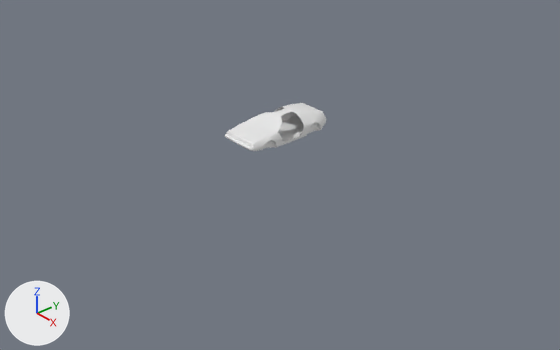
The Blender file body4.blend: old version first, new version second.
One viewpoint serves both versions: a camera (50 mm lens) standing at (21.47, -18.4, 13.01) and looking at (0.82, -0.44, -1.65). The lights are fixed; the arrows at lower left show +X, +Y and +Z.

The older version as bpy lines, for what is in view:
```python
me_plane = bpy.data.meshes.new('Plane')
me_plane.from_pydata(...)  # 213 vertices, 182 faces; spans x 0.0..1.4, y -0.99..4.85, z -0.47..0.81
ob_plane = bpy.data.objects.new('Plane', me_plane)
ob_plane.location = (0.0, -1.26, 0.0)
ob_plane.scale = (0.706, 0.706, 0.706)
_m = ob_plane.modifiers.new('Mirror', 'MIRROR')
_m.use_clip = True
_m = ob_plane.modifiers.new('Subsurf', 'SUBSURF')
_m.levels = 2
```
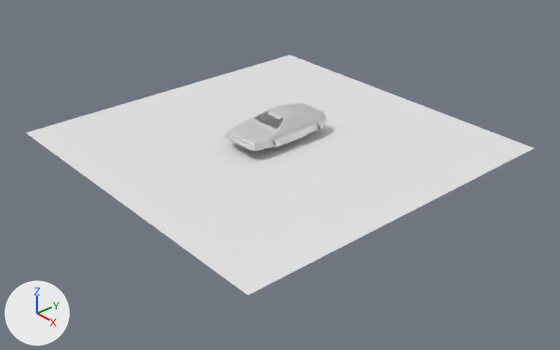
Commit message: Minor adjustments to body

Pixel boxes [x1, y1, x2, y2] of what changed, in the pictures (560 x 350 px):
```json
{"object": "Plane.001", "change": "added", "after": [26, 55, 534, 295]}
{"part": 1, "of": "me_plane", "change": "built on", "before": [226, 104, 318, 149], "after": [225, 103, 320, 150]}
{"part": 2, "of": "me_plane", "change": "recoloured", "before": [225, 103, 326, 151], "after": [225, 103, 326, 151], "on screen": "white to grey"}
{"part": 3, "of": "me_plane", "change": "recoloured", "before": [261, 113, 281, 126], "after": [262, 115, 276, 125]}
```

Scene script edits in JSON lines:
```json
{"op": "add", "block": "mat_material_001", "code": ["mat_material_001 = bpy.data.materials.new('Material.001')", "mat_material_001.use_nodes = True; mat_material_001.node_tree.nodes.clear()", "_N = mat_material_001.node_tree.nodes; _L = mat_material_001.node_tree.links", "n0 = _N.new('ShaderNodeBsdfGlass'); n0.name = 'Glass BSDF'", "n0.distribution = 'BECKMANN'", "n0.inputs[1].default_value = 0.447  # 'Roughness'", "n0.inputs[2].default_value = 2.25  # 'IOR'", "n1 = _N.new('ShaderNodeOutputMaterial'); n1.name = 'Material Output'", "_L.new(n0.outputs[0], n1.inputs[0])  # 'BSDF' to 'Surface'"]}
{"op": "add", "block": "mat_material", "code": ["mat_material = bpy.data.materials.new('Material')", "# nodes: BsdfAnisotropic, BsdfDiffuse, MixShader, OutputMaterial"]}
{"block": "me_plane", "where": "# used by ob_plane; location = (0.0, -1.26, 0.0); scale = (0.706, 0.706, 0.706)"}
{"op": "remove", "block": "me_plane", "code": "me_plane.from_pydata(...)  # 213 vertices, 182 faces; spans x 0.0..1.4, y -0.99..4.85, z -0.47..0.81"}
{"op": "add", "block": "me_plane", "code": "me_plane.from_pydata(...)  # 326 vertices, 298 faces; spans x 0.0..1.38, y -0.99..4.85, z -0.47..0.88"}
{"block": "me_plane", "change": "me_plane part 1"}
{"block": "me_plane", "change": "5 vertices are removed from x 0.27..1.4, y 1.01..2.83, z 0.03..0.8"}
{"block": "me_plane", "change": "52 faces are deleted"}
{"block": "me_plane", "change": "3 vertices in x 0.0..0.79, y 3.85, z 0.68 move by (0.0, 0.0, -0.01)"}
{"block": "me_plane", "change": "3 vertices in x 0.51..0.68, y 3.55..4.72, z 0.43..0.73 move by (0.15, 0.0, 0.0)"}
{"block": "me_plane", "change": "19 vertices move from x 0.0..1.38, y 1.78..4.81, z -0.23..0.81 to x 0.0..1.33, y 1.77..4.81, z -0.23..0.88"}
{"block": "me_plane", "change": "113 vertices are added at x 0.0..1.37, y -0.96..4.72, z -0.47..0.88"}
{"block": "me_plane", "change": "5 new vertices lie (-0.29, 0.0, 0.0) away from vertices in x 0.84..0.87, y 4.76..4.85, z -0.17..0.15"}
{"block": "me_plane", "change": "165 new faces join them, mat_material"}
{"block": "me_plane", "change": "3 new faces join them, mat_material_001"}
{"block": "me_plane", "change": "me_plane part 2: 129 faces spanning x 0.0..1.38, y -0.99..4.85, z -0.47..0.86 switch from no material to mat_material"}
{"block": "me_plane", "change": "me_plane part 3: 1 face spanning x 0.0..0.27, y 0.89..1.78, z 0.43..0.81 switches from no material to mat_material_001"}
{"op": "add", "block": "me_plane", "code": "me_plane.materials.append(mat_material_001)"}
{"op": "add", "block": "me_plane_001", "code": ["me_plane_001 = bpy.data.meshes.new('Plane.001')", "me_plane_001.from_pydata([(-1.0, -1.0, 0.0), (1.0, -1.0, 0.0), (-1.0, 1.0, 0.0), (1.0, 1.0, 0.0)], [], [(0, 1, 3, 2)])"]}
{"op": "add", "block": "ob_plane_001", "code": ["ob_plane_001 = bpy.data.objects.new('Plane.001', me_plane_001)", "ob_plane_001.location = (0.0, 0.0, -0.55)", "ob_plane_001.scale = (7.27, 7.27, 7.27)"]}
```
